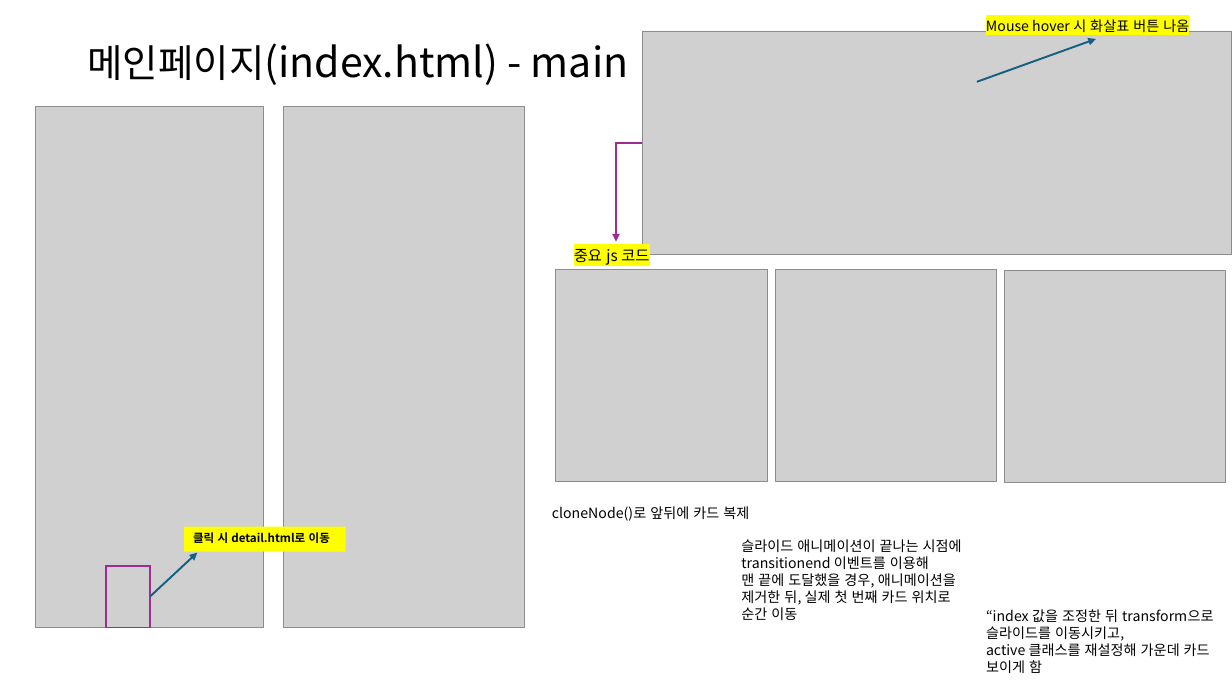
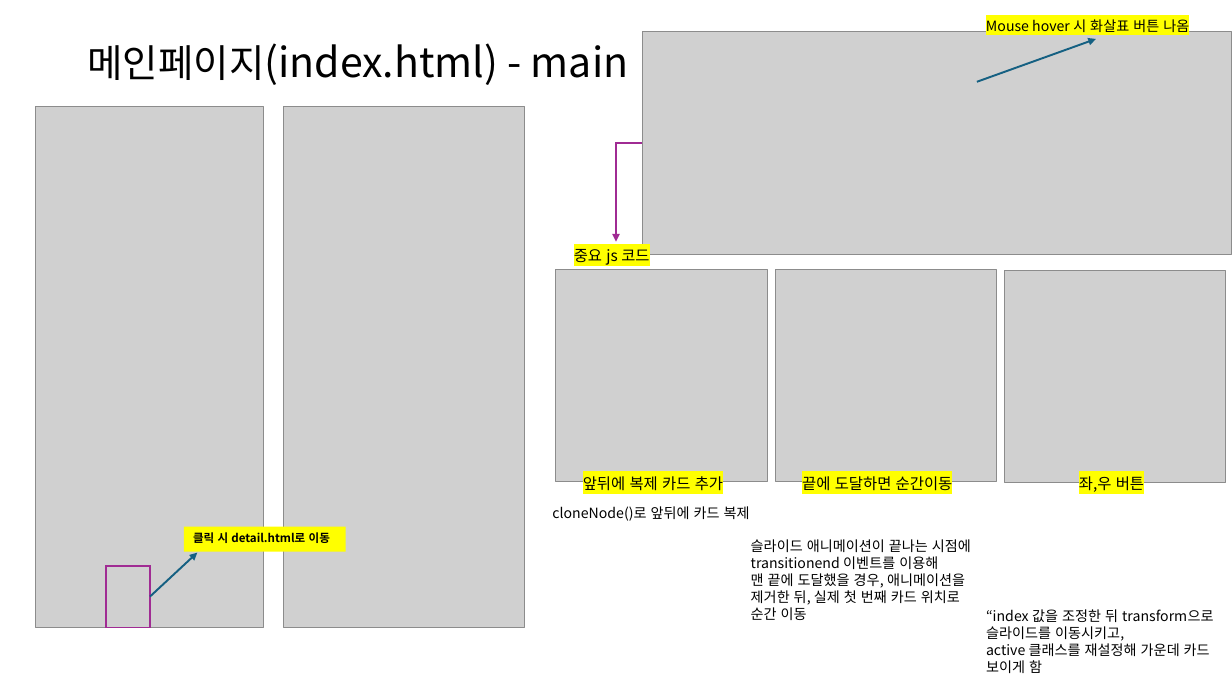
Before and after one commit to hyunkyumlee/FrontProject, a slide deck: slide 2 of 발표 자료/개인별 ppt/박세인_PPT.pptx. Drawn at 1232x693 pixels with LibreOffice and Linux fonts; fonts in the diff are those of the drawing; grey boxes stand for pictures. Boxes give left, top, right and bottom in pixels: in the first picture for what was removed or moved away, otherwise in the second. Text is boxed around its words. In the diff, an @@ line names an element or a change of style, - is before the commit and + after.

Commit message:
ppt수정

```diff
--- a/발표 자료/개인별 ppt/박세인_PPT.pptx
+++ b/발표 자료/개인별 ppt/박세인_PPT.pptx
@@ text added at (583,476,723,491), 12 pt, text #000000 @@
+앞뒤에 복제 카드 추가
@@ text added at (802,473,953,493), 12 pt, text #000000 @@
+끝에 도달하면 순간이동
@@ text added at (1079,476,1144,492), 12 pt, text #000000 @@
+좌,우 버튼
@@ text "슬라이드 애니메이션이 끝나는 시점에": place and size @@
-text "슬라이드 애니메이션이 끝나는 시점에" at (741,539,962,620)
+text "슬라이드 애니메이션이 끝나는 시점에" at (751,539,971,620)
```
